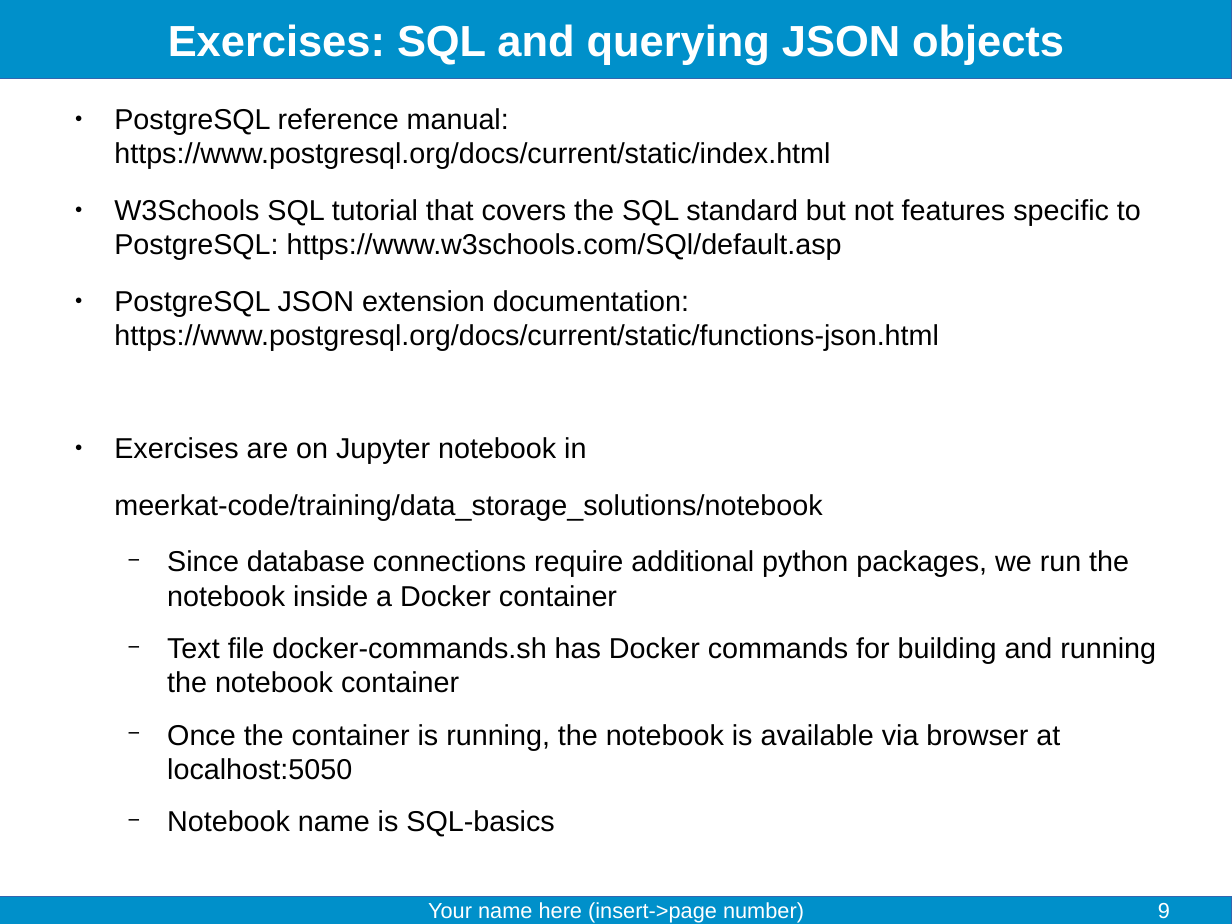
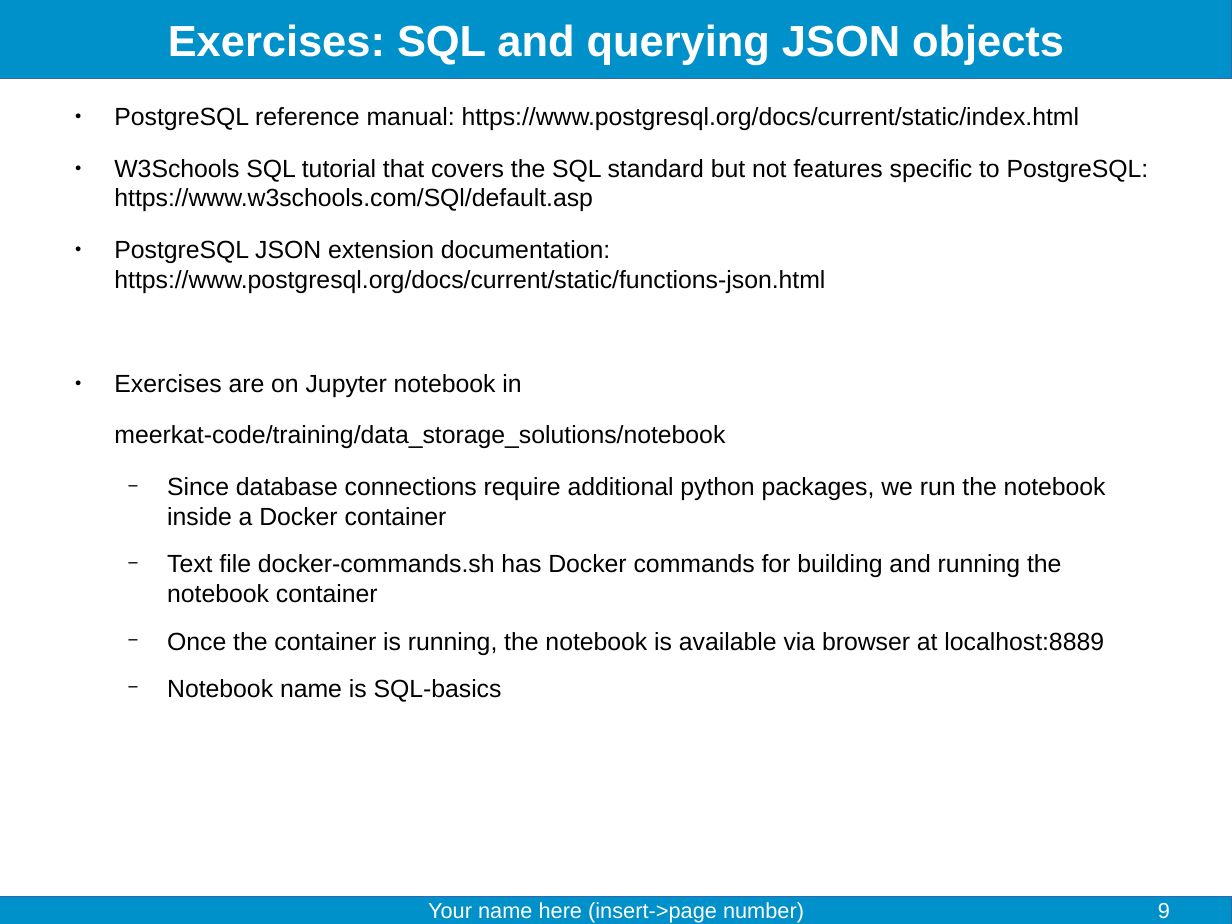
Before and after one commit to fjelltopp/training, a slide deck: slide 9 of data_storage_solutions/Data storage solutions.odp. Drawn at 1232x924 pixels with LibreOffice and Linux fonts; fonts in the diff are those of the drawing. Boxes give left, top, right and bottom in pixels: in the first picture for what was removed or moved away, otherwise in the second. Text is boxed around its words. In the diff, an @@ line names an element or a change of style, - is before the commit and + after.

Commit message:
data storage slides and exercises update

```diff
--- a/data_storage_solutions/Data storage solutions.odp
+++ b/data_storage_solutions/Data storage solutions.odp
@@ text at box(114, 107, 1149, 702): size 18.5 to 16 pt in "PostgreSQL reference manual: https://www.postgresql.org/docs ...", "W3Schools SQL tutorial that covers the SQL ...", "PostgreSQL JSON extension documentation: https://www.postgre ...", "Exercises are on Jupyter notebook in" and 4 more places @@
@@ text at box(167, 632, 1104, 655): text changed; size 18.5 to 16 pt @@
-  − Once the container is running, the notebook is available via browser at localhost:5050
+  − Once the container is running, the notebook is available via browser at localhost:8889
```
Also in this commit, not shown: 1 other slide changed, 2 other files.
